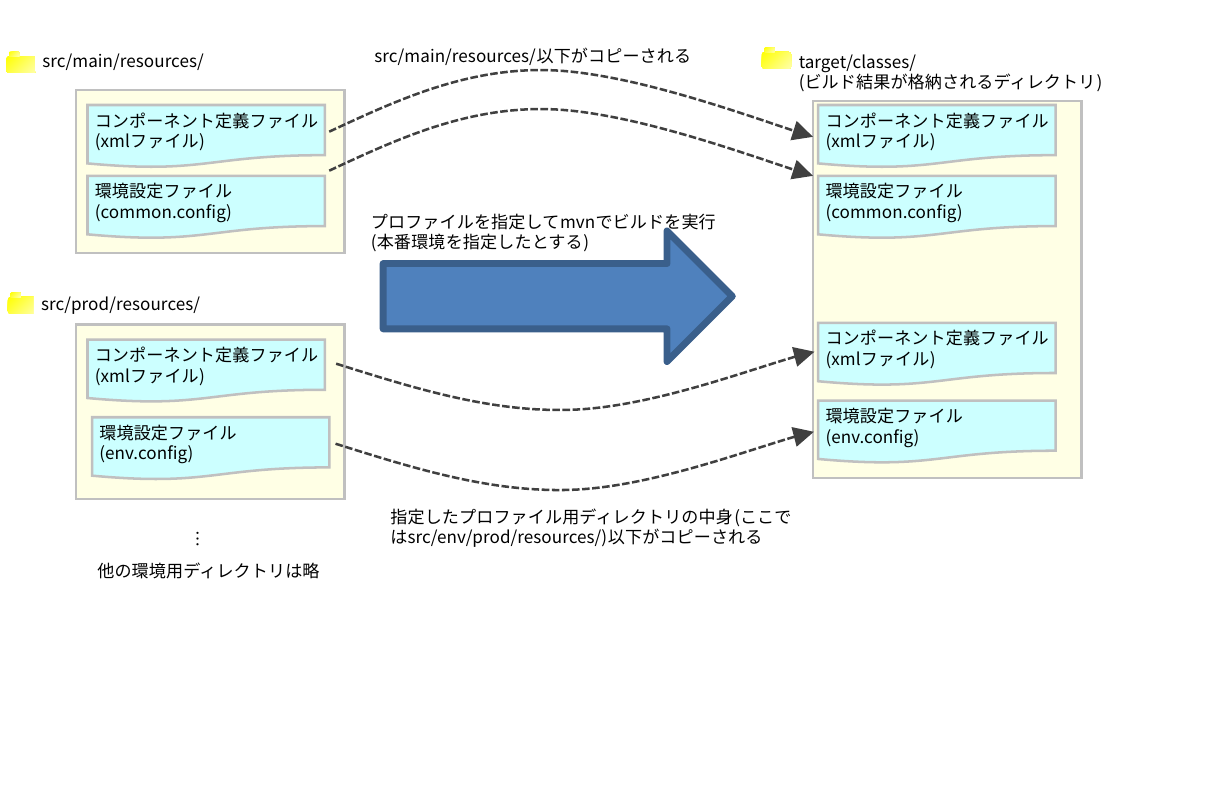
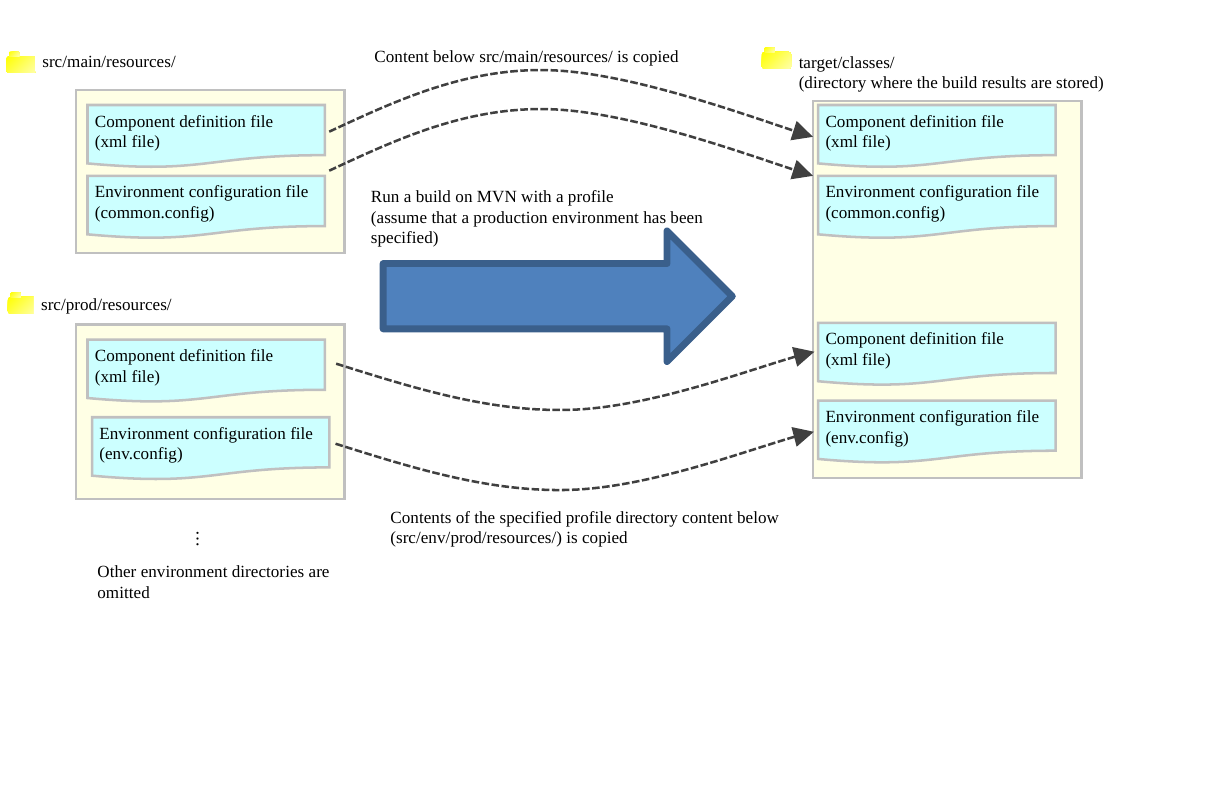
Before and after one commit to nablarch/nablarch-document, a slide deck: slide 2 of en/application_framework/application_framework/setting_guide/ManagingEnvironmentalConfiguration/_images.pptx. Drawn at 1232x801 pixels with LibreOffice and Linux fonts; fonts in the diff are those of the drawing. Boxes give left, top, right and bottom in pixels: in the first picture for what was removed or moved away, otherwise in the second. Text is boxed around its words. In the diff, an @@ line names an element or a change of style, - is before the commit and + after.

Commit message:
再鑑結果を反映。

```diff
--- a/en/application_framework/application_framework/setting_guide/ManagingEnvironmentalConfiguration/_images.pptx
+++ b/en/application_framework/application_framework/setting_guide/ManagingEnvironmentalConfiguration/_images.pptx
@@ text "src/main/resources/" at (42,55,175,67): font Noto Sans CJK JP to Times New Roman @@
@@ text at (374,50,679,66): text changed; font Noto Sans CJK JP to Times New Roman @@
-src/main/resources/以下がコピーされる
+Content below src/main/resources/ is copied
@@ text at (799,56,895,72): font Noto Sans CJK JP to Times New Roman in "target/classes/" @@
@@ text at (799,76,1104,92): text changed; font Noto Sans CJK JP to Times New Roman @@
-(ビルド結果が格納されるディレクトリ)
+(directory where the build results are stored)
@@ text in flow chart document at (95,115,273,151): text changed; font Noto Sans CJK JP to Times New Roman @@
-コンポーネント定義ファイル
-(xmlファイル)
+Component definition file
+(xml file)
@@ text in flow chart document at (826,115,1004,151): text changed; font Noto Sans CJK JP to Times New Roman @@
-コンポーネント定義ファイル
-(xmlファイル)
+Component definition file
+(xml file)
@@ text in flow chart document at (95,185,309,201): text changed; font Noto Sans CJK JP to Times New Roman @@
-環境設定ファイル
+Environment configuration file
@@ text in flow chart document at (95,206,215,222): font Noto Sans CJK JP to Times New Roman in "(common.config)" @@
@@ text at (371,190,702,247): text changed; font Noto Sans CJK JP to Times New Roman @@
-プロファイルを指定してmvnでビルドを実行
-(本番環境を指定したとする)
+Run a build on MVN with a profile
+(assume that a production environment has been specified)
@@ text in flow chart document at (826,185,1039,201): text changed; font Noto Sans CJK JP to Times New Roman @@
-環境設定ファイル
+Environment configuration file
@@ text in flow chart document at (826,206,946,222): font Noto Sans CJK JP to Times New Roman in "(common.config)" @@
@@ text "src/prod/resources/" at (41,298,172,314): font Noto Sans CJK JP to Times New Roman @@
@@ text in flow chart document at (95,349,273,386): text changed; font Noto Sans CJK JP to Times New Roman @@
-コンポーネント定義ファイル
-(xmlファイル)
+Component definition file
+(xml file)
@@ text in flow chart document at (826,332,1004,369): text changed; font Noto Sans CJK JP to Times New Roman @@
-コンポーネント定義ファイル
-(xmlファイル)
+Component definition file
+(xml file)
@@ text in flow chart document at (826,410,1039,426): text changed; font Noto Sans CJK JP to Times New Roman @@
-環境設定ファイル
+Environment configuration file
@@ text in flow chart document at (99,427,313,443): text changed; font Noto Sans CJK JP to Times New Roman @@
-環境設定ファイル
+Environment configuration file
@@ text in flow chart document at (99,447,182,463): font Noto Sans CJK JP to Times New Roman in "(env.config)" @@
@@ text in flow chart document at (826,431,909,447): font Noto Sans CJK JP to Times New Roman in "(env.config)" @@
@@ text at (390,511,779,547): text changed; font Noto Sans CJK JP to Times New Roman @@
-指定したプロファイル用ディレクトリの中身(ここではsrc/env/prod/resources/)以下がコピーされる
+Contents of the specified profile directory content below (src/env/prod/resources/) is copied
@@ text at (97,565,330,598): text changed; font Noto Sans CJK JP to Times New Roman @@
-他の環境用ディレクトリは略
+Other environment directories are omitted
```
Also in this commit, not shown: 1 other slide changed, 8 other files.
